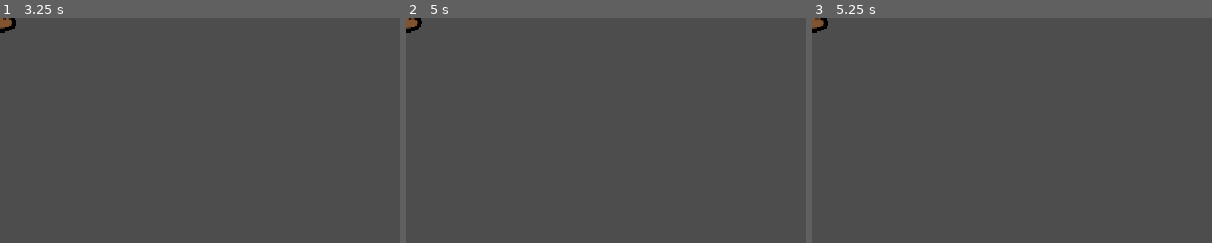
Above: before the commit, frames 1-3 (left to right).
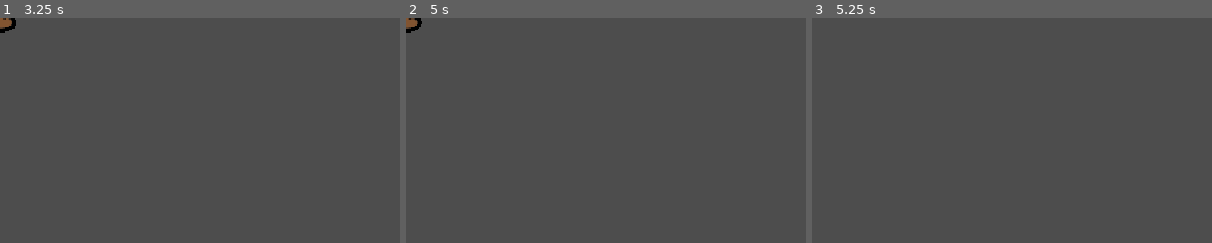
Above: after the commit, the same moments.

Repository: Galitie/tm2
Game: Godot game, scene res://poop.tscn
Two runs of this game, one before a commit and one after it. Both use one fixed random seed, a clock stepped at 60 frames per second and the inputs below. This scene is started directly instead of the project's main scene.
Inputs (mouse positions are % of the whole screen's width and height, from its top left):
- Up to frame 1 (3.25 s): tap Enter (ui_accept) at 0.5, 0.77, 1.25, 1.52, 2, 2.75, 3.02 s; move the mouse to (72, 45) at 0.52 s; click (72, 45) at 0.67 s; move the mouse to (30, 55) at 1.27 s; click (30, 55) at 1.42 s; move the mouse to (60, 28) at 2.02 s; click (60, 28) at 2.17 s; move the mouse to (45, 70) at 2.77 s; click (45, 70) at 2.92 s
- Up to frame 2 (5 s): tap Enter (ui_accept) at 3.5, 3.77, 4.25, 4.52 s; move the mouse to (80, 65) at 3.52 s; click (80, 65) at 3.67 s; move the mouse to (20, 35) at 4.27 s; click (20, 35) at 4.42 s
- Up to frame 3 (5.25 s): move the mouse to (55, 50) at 5.02 s; click (55, 50) at 5.17 s
The pictures show only the part of the screen within x 0-50%, y 0-50%; the shares and areas given below are measured in that part.

Frames 1-2 are identical in both runs. In frame 3, 0.2% of the frame differs, in the area x 0-4%, y 0-7%.

Commit message:
non-summon poops now only stay for 5 seconds

Diff:
--- a/main.gd
+++ b/main.gd
@@ -219,10 +219,8 @@
 func card_pressed(card : PanelContainer, acc_index : int):
 	var player : Player = card.upgrade_panel.player
 	if card.chosen_resource.parts_and_acc.size() > 0:
-		print("found monster part to add")
-		print(acc_index)
 		var part : MonsterPart = card.chosen_resource.parts_and_acc[acc_index]
-		MonsterGeneration.AddPartToMonster(player.monster, part) #TODO:temp to test, needs to pass index
+		MonsterGeneration.AddPartToMonster(player.monster, part)
 	var resource_array : Array[Resource] = card.upgrade_panel.resource_array
 	player.upgrade_points -= 1
 	card.upgrade_panel.upgrade_title.text = "UPG POINTS [x" + str(player.upgrade_points) + "]"
--- a/poop.gd
+++ b/poop.gd
@@ -21,6 +21,8 @@
 
 	if not is_a_summon:
 		collision.disabled = true
+		$Lifetime.wait_time = 5
+		$Lifetime.start()
 	velocity = Vector2.ZERO
 	poop_shoot_interval = randf_range(5,15)
 	$AnimationPlayer.play("idle")
@@ -76,3 +78,7 @@
 	projectile.position = position + Vector2(17 * projectile.direction.x, -5)
 	projectile.z_index = self.z_index
 	Globals.game.add_child(projectile)
+
+
+func _on_lifetime_timeout():
+	queue_free()
--- a/poop.tscn
+++ b/poop.tscn
@@ -45,6 +45,33 @@
 [sub_resource type="CircleShape2D" id="CircleShape2D_a7brd"]
 radius = 15.52
 
+[sub_resource type="Animation" id="Animation_uuxsx"]
+length = 0.001
+tracks/0/type = "value"
+tracks/0/imported = false
+tracks/0/enabled = true
+tracks/0/path = NodePath("CanvasGroup/Sprite2D:scale")
+tracks/0/interp = 1
+tracks/0/loop_wrap = true
+tracks/0/keys = {
+"times": PackedFloat32Array(0),
+"transitions": PackedFloat32Array(1),
+"update": 0,
+"values": [Vector2(1, 1)]
+}
+tracks/1/type = "value"
+tracks/1/imported = false
+tracks/1/enabled = true
+tracks/1/path = NodePath("CanvasGroup/Sprite2D:skew")
+tracks/1/interp = 1
+tracks/1/loop_wrap = true
+tracks/1/keys = {
+"times": PackedFloat32Array(0),
+"transitions": PackedFloat32Array(1),
+"update": 0,
+"values": [0.0]
+}
+
 [sub_resource type="Animation" id="Animation_a7brd"]
 resource_name = "idle"
 length = 3.2
@@ -73,33 +100,6 @@
 "transitions": PackedFloat32Array(1, 1, 1, 1, 1),
 "update": 0,
 "values": [0.0523599, 0.0, -0.0523599, 0.0, 0.0523599]
-}
-
-[sub_resource type="Animation" id="Animation_uuxsx"]
-length = 0.001
-tracks/0/type = "value"
-tracks/0/imported = false
-tracks/0/enabled = true
-tracks/0/path = NodePath("CanvasGroup/Sprite2D:scale")
-tracks/0/interp = 1
-tracks/0/loop_wrap = true
-tracks/0/keys = {
-"times": PackedFloat32Array(0),
-"transitions": PackedFloat32Array(1),
-"update": 0,
-"values": [Vector2(1, 1)]
-}
-tracks/1/type = "value"
-tracks/1/imported = false
-tracks/1/enabled = true
-tracks/1/path = NodePath("CanvasGroup/Sprite2D:skew")
-tracks/1/interp = 1
-tracks/1/loop_wrap = true
-tracks/1/keys = {
-"times": PackedFloat32Array(0),
-"transitions": PackedFloat32Array(1),
-"update": 0,
-"values": [0.0]
 }
 
 [sub_resource type="AnimationLibrary" id="AnimationLibrary_uuxsx"]
@@ -138,3 +138,8 @@
 libraries = {
 &"": SubResource("AnimationLibrary_uuxsx")
 }
+
+[node name="Lifetime" type="Timer" parent="."]
+one_shot = true
+
+[connection signal="timeout" from="Lifetime" to="." method="_on_lifetime_timeout"]
